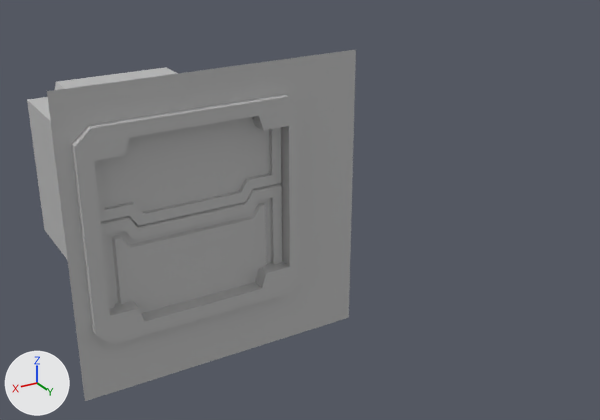
A saved change to the FBX model Maya_Objects_FBX/SM_Drone_Pod.fbx.
Before and after are seen from a 50 mm lens placed at (4.61, 6.63, 4.76), pointed at (0.05, -0.97, 0.96). Every picture has the same lights, and +X, +Y and +Z are marked at lower left. Where no turn or scale is listed for an object, it has been applied to the vertices.
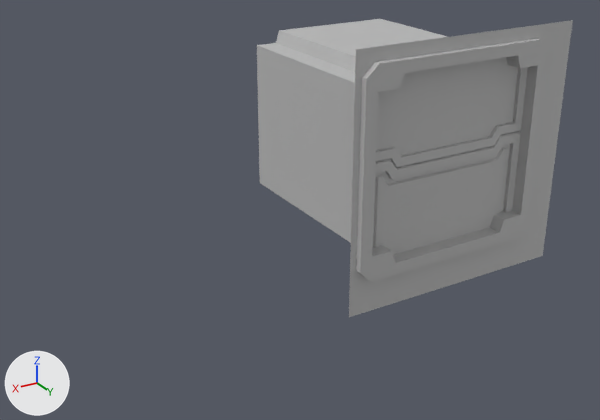
Boxes (x1, y1, x2, y2) around the edits, measured in the pictures (600 x 420 px):
'pPlane155', deleted: before (27, 50, 356, 401)
'polySurface104', added: after (257, 19, 573, 317)
'polySurface103', reshaped, moved, turned, rescaled: before (94, 117, 281, 227); after (376, 57, 528, 168)
'polySurface102', no longer drawn: before (101, 184, 282, 314)
'polySurface105', added: after (372, 132, 521, 255)

The change, as a diff of the scene's bpy script:
```diff
--- a/Maya_Objects_FBX/SM_Drone_Pod.fbx.py
+++ b/Maya_Objects_FBX/SM_Drone_Pod.fbx.py
@@ me_mesh_001 @@
 # used by ob_polysurface103; parent = ob_pplane151; location = (1204.0, 1205.0, -44.79)
-me_mesh_001.from_pydata(...)  # 55 vertices, 44 faces; spans x -95.0..95.0, y -6.0..6.0, z -45.0..45.0
+me_mesh_001.from_pydata(...)  # 55 vertices, 44 faces; spans x 1261.0..1482.0, y 162.0..271.0, z 1207.0..1219.0
+# me_mesh_001 part 1: 55 of 55 vertices moved; they spanned x -95.0..95.0, y -6.0..6.0, z -45.0..45.0 and now span x 1261.0..1482.0, y 162.0..271.0, z 1207.0..1219.0; mean shift (1373.0, 208.0, 1207.0); largest move (-95.0, -6.0, -45.0) -> (1482.0, 271.0, 1219.0)
 me_mesh_001.materials.append(mat_lambert1)
@@ me_mesh_001_1 @@
+me_mesh_001_1.from_pydata(...)  # 108 vertices, 93 faces; spans x 12.05..15.05, y -14.49..-11.92, z 0.0..3.0
+me_mesh_001_1.materials.append(mat_lambert1)  # grey #bcbcbc
@@ me_mesh_002_1 @@
+me_mesh_002_1.from_pydata(...)  # 73 vertices, 60 faces; spans x 12.61..14.82, y -12.19..-12.07, z 0.57..1.74
+me_mesh_002_1.materials.append(mat_lambert1)  # grey #bcbcbc
@@ ob_polysurface102 @@
-ob_polysurface102 = bpy.data.objects.new('polySurface102', me_mesh)
-ob_polysurface102.parent = ob_pplane151
-ob_polysurface102.location = (1204.0, 1205.0, 39.8)
+ob_polysurface102 = bpy.data.objects.new('polySurface102', None)
+ob_polysurface102.location = (0.0, 0.0, 0.0)
+ob_polysurface102.rotation_euler = (1.571, 0.0, 0.0)  # degrees (90, 0, 0)
+ob_polysurface102.scale = (0.01, 0.01, 0.01)
@@ ob_polysurface103 @@
 ob_polysurface103 = bpy.data.objects.new('polySurface103', me_mesh_001)
-ob_polysurface103.parent = ob_pplane151
-ob_polysurface103.location = (1204.0, 1205.0, -44.79)
+ob_polysurface103.parent = ob_polysurface102
+ob_polysurface103.location = (-1505.0, 0.0, -1200.0)
@@ ob_pplane155 @@
-ob_pplane155 = bpy.data.objects.new('pPlane155', me_mesh_002)
-ob_pplane155.location = (0.0, 0.0, 0.0)
@@ ob_polysurface104 @@
+ob_polysurface104 = bpy.data.objects.new('polySurface104', me_mesh_001_1)
+ob_polysurface104.location = (-15.051, 12.0, 0.0)
@@ ob_polysurface105 @@
+ob_polysurface105 = bpy.data.objects.new('polySurface105', me_mesh_002_1)
+ob_polysurface105.location = (-15.051, 12.0, 0.0)
```
